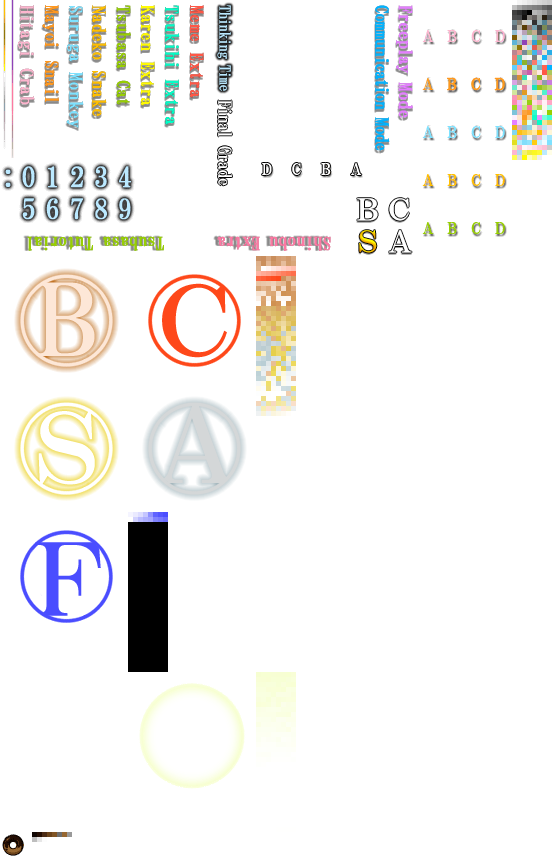
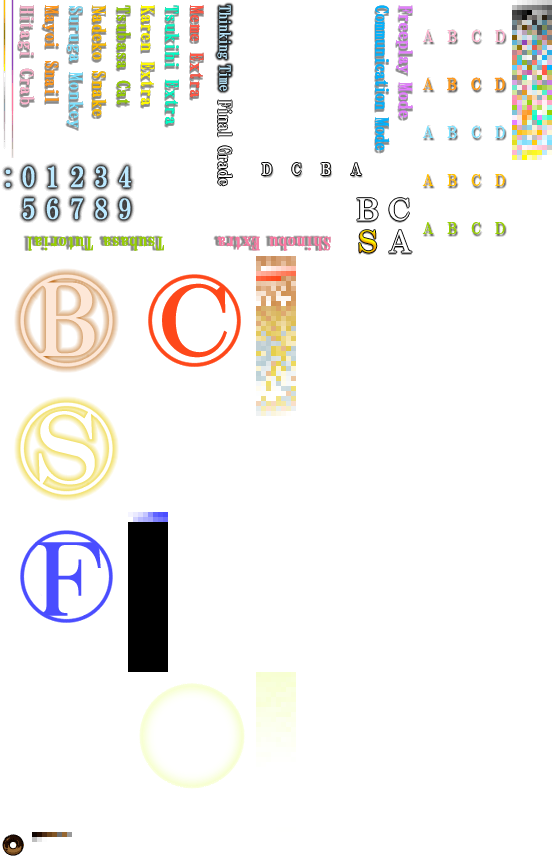
Two versions of the same layered image (552 × 864). Layer-by-layer changes:
added layer "ＢＣ Ａ copy" (30%) above "ＢＣ Ａ" over [357, 198, 412, 253]
hid "Layer 5" over [148, 402, 241, 495]
added layer "Ｆ copy 2" (35%) above "Ｆ copy" over [148, 274, 241, 367]
